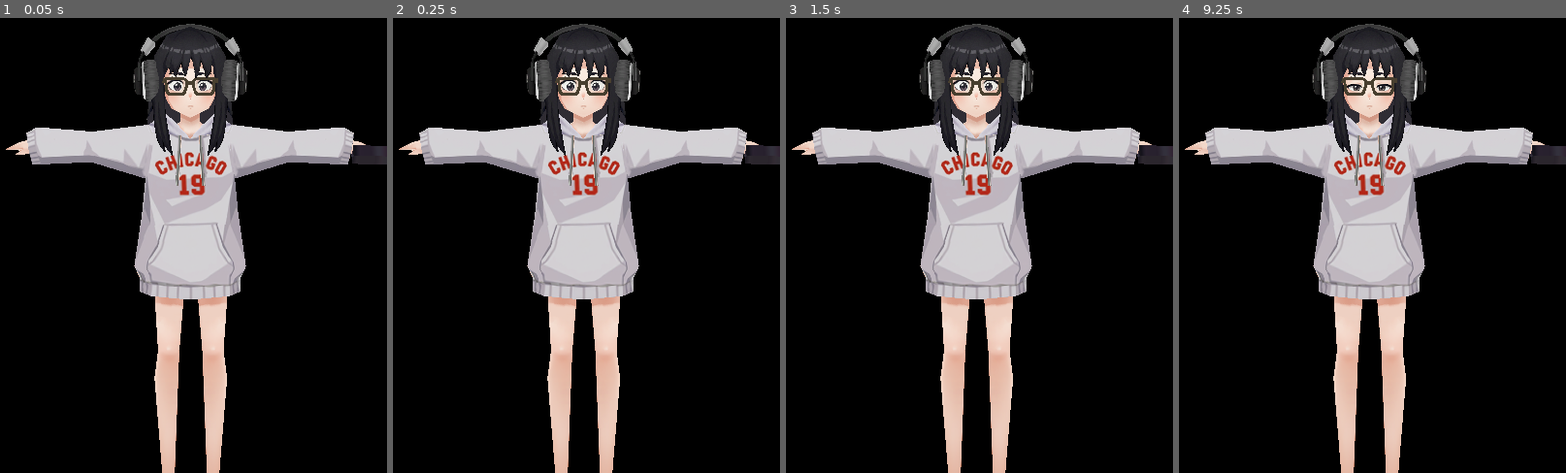
Above: before the commit, frames 1-4 (left to right).
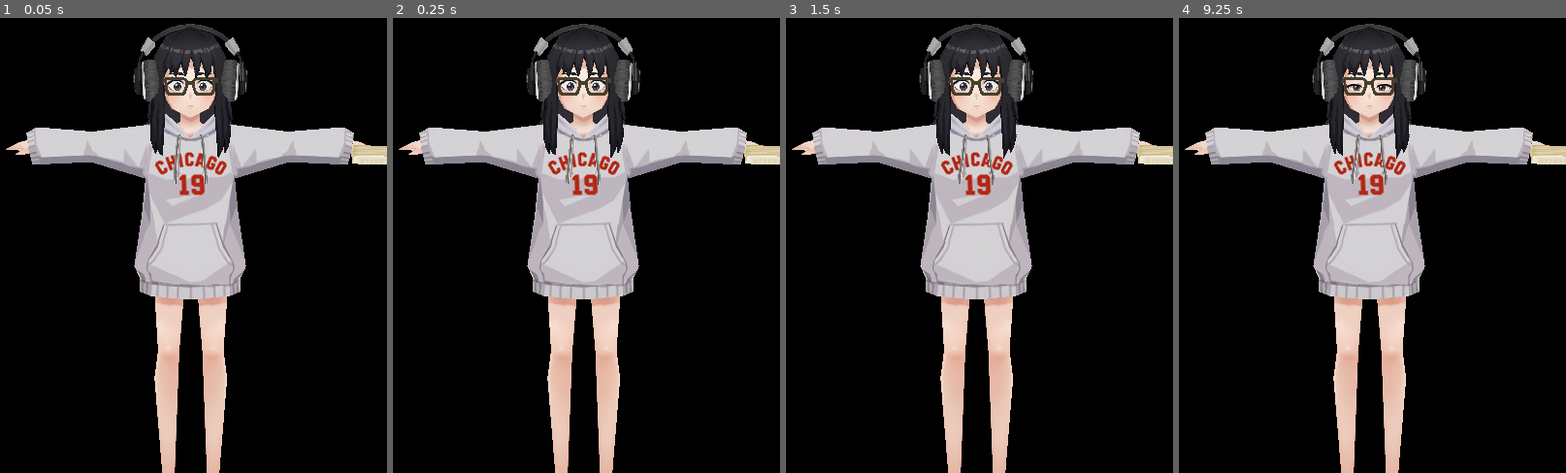
Above: after the commit, the same moments.

Repository: Galaxxxy60/FocusPals-Hackathon
Game: Godot game, scene res://main.tscn
The game is run twice, just before and just after one commit, with the same random seed, the same clock (stepped at 60 frames per second) and the same inputs.
Inputs (mouse positions are in pixels of both pictures, inside the frame that each line leads up to):
- Up to frame 1 (0.05 s): no input
- Up to frame 2 (0.25 s): no input
- Up to frame 3 (1.5 s): tap Enter at 0.5 s; move the mouse to (1064, 204) at 0.52 s; hold Right 0.53-1.25 s; tap Tab at 0.6 s; click (1064, 204) at 0.67 s; tap Space at 1.25 s; drag from (902, 254) to (960, 327) at 1.27 s
- Up to frame 4 (9.25 s): tap Enter at 2, 3.5 s; move the mouse to (1411, 122) at 2.02 s; hold Right 2.03-2.75 s; tap Tab every 1.5 s from 2.1 to 8.1 s; tap Space at 2.75, 4.25 s; drag from (1353, 327) to (1256, 159) at 2.77 s; move the mouse to (1488, 304) at 3.52 s; hold Left 3.53-4.25 s; drag from (1256, 159) to (1314, 109) at 4.27 s; move the mouse to (1391, 231) at 5.02 s; hold Down 5.03-5.75 s; click (1391, 231) at 5.17 s; drag from (1314, 109) to (1295, 254) at 5.77 s; move the mouse to (1457, 204) at 6.52 s; hold Up 6.53-7.25 s; drag from (1295, 254) to (1353, 327) at 7.27 s; move the mouse to (1411, 122) at 8.02 s; hold Down 8.03-8.75 s; drag from (1353, 327) to (1256, 159) at 8.77 s

The runs differ from the first frame. In frame 1, 1.2% of the frame differs, in the area x 37-100%, y 11-37%; in frame 2, 1.2%; in frame 3, 1.1%; in frame 4, 1.1%.

Commit message:
feat: Verlet spring bones system for hair & hoodie strings
- Replaced angular spring bones with Verlet virtual-tail simulation
- Hair/strings now physically dangle with real world-space gravity
- Per-axis Euler rotation constraints (Y tight for hair, X/Z free)
- Sphere collision on Head & Spine2 to prevent body clipping
- F5 debug mode: interactive collider tuning (+/- resize, arrows move, Tab switch)
- Calibrated values via F5 debug for optimal fit on Tama

Diff:
--- a/godot/main.gd
+++ b/godot/main.gd
@@ -27,6 +27,7 @@
 var phase: int = Phase.HIDDEN
 var intro_done: bool = false
 var conversation_active: bool = false  # True during casual chat (no deep work)
+var _on_wall: bool = false              # True when Tama is leaning on the wall (Idle_wall)
 var current_anim: String = ""
 var _anim_player: AnimationPlayer = null
 var _prev_suspicion_tier: int = -1
@@ -46,6 +47,12 @@
 var _bs_hide_left_eye: int = -1
 var _bs_hide_right_eye: int = -1
 var _bs_mouth_open: int = -1
+
+# ─── Eyebrow Blend Shapes ─────────────────────────────
+var _bs_eyebrow_question: int = -1
+var _bs_eyebrow_sad: int = -1
+var _bs_eyebrow_angry: int = -1
+var _bs_eyebrow_surprise: int = -1
 
 # ─── Eye Follow (Blend Shapes: LookLeft/Right/Up/Down) ───
 var _bs_look_left: int = -1
@@ -126,6 +133,21 @@
 	"annoyed": "M5", "angry": "M5", "furious": "M8",
 }
 
+# Mood → eyebrow blend shape mapping {blend_shape_name: intensity}
+# Only one eyebrow shape is active at a time (others reset to 0)
+const MOOD_EYEBROWS = {
+	"calm": {},
+	"curious": {"question": 0.7},
+	"amused": {},
+	"proud": {},
+	"suspicious": {"question": 1.0},
+	"disappointed": {"sad": 0.8},
+	"sarcastic": {"question": 0.5},
+	"annoyed": {"angry": 0.6},
+	"angry": {"angry": 0.8},
+	"furious": {"angry": 1.0},
+}
+
 var _current_eye_slot: String = "E0"
 var _current_mouth_slot: String = "M0"
 var _current_mood: String = "calm"
@@ -204,6 +226,52 @@
 var _debug_depth_mesh: ImmediateMesh = null   # Cyan Z-depth line
 var _debug_depth_node: MeshInstance3D = null
 var _debug_print_timer: float = 0.0
+
+# ─── Spring Bones (Verlet virtual-tail simulation) ─────────
+var _spring_bones: Array = []    # Array of spring bone dictionaries
+var _spring_colliders: Array = []  # Sphere colliders to prevent body clipping
+var _debug_colliders: bool = false  # F5 toggle: show collision spheres
+var _debug_collider_meshes: Array = []  # MeshInstance3D nodes for debug viz
+var _debug_selected_collider: int = 0  # Which collider is selected for tuning
+
+# Collision spheres: [anchor_bone_name, local_offset, radius]
+# anchor_bone_name: bone the sphere follows
+# local_offset: offset from bone origin in bone-local space
+# radius: sphere radius in world units
+const SPRING_COLLIDER_CONFIGS = [
+	# Head sphere — tuned via F5 debug
+	["Jnt_C_Head", Vector3(0, -0.16, 0), 0.23],
+	# Upper torso — tuned via F5 debug
+	["Jnt_C_Spine2", Vector3(0, -0.03, 0.01), 0.21],
+]
+
+# Spring bone configs: [bone_name, stiffness, drag, gravity, max_X°, max_Y°, max_Z°]
+# stiffness: constant force pulling tail back toward rest direction (higher = stiffer)
+# drag: fraction of velocity lost per frame (0 = no damping, 1 = fully damped)
+# gravity: world-space downward force strength
+# max_X/Y/Z: per-axis rotation limits from rest (Euler degrees, matching Blender)
+#   Y = bone-axis twist (keep tight for hair), X/Z = swing freedom
+const SPRING_BONE_CONFIGS = [
+	# Front hair — Y locked (no twist), X/Z free swing
+	["Jnt_L_FrontHair", 1.2, 0.08, 0.5, 60.0, 4.0, 60.0],
+	["Jnt_R_FrontHair", 1.2, 0.08, 0.5, 60.0, 4.0, 60.0],
+	# Side hair — long locks, much less stiffness ("gel"), strong gravity so they hang naturally
+	["Jnt_L_SideHair", 0.3, 0.05, 1.2, 70.0, 4.0, 70.0],
+	["Jnt_L_SideHair2", 0.1, 0.04, 1.5, 70.0, 4.0, 70.0],
+	["Jnt_R_SideHair", 0.3, 0.05, 1.2, 70.0, 4.0, 70.0],
+	["Jnt_R_SideHair2", 0.1, 0.04, 1.5, 70.0, 4.0, 70.0],
+	# Back hair — similar to side hair but slightly stiffer
+	["Jnt_C_HairBack", 0.4, 0.05, 1.0, 60.0, 4.0, 60.0],
+	# Hoodie strings — heavier pendulum, more freedom all axes
+	["Jnt_L_Strings", 0.7, 0.07, 1.0, 50.0, 20.0, 50.0],
+	["Jnt_L_Strings2", 0.5, 0.06, 1.2, 55.0, 20.0, 55.0],
+	["Jnt_L_strings3", 0.4, 0.06, 1.4, 55.0, 20.0, 55.0],
+	["Jnt_L_strings4", 0.3, 0.05, 1.6, 60.0, 20.0, 60.0],
+	["Jnt_R_strings", 0.7, 0.07, 1.0, 50.0, 20.0, 50.0],
+	["Jnt_R_strings2", 0.5, 0.06, 1.2, 55.0, 20.0, 55.0],
+	["Jnt_R_strings3", 0.4, 0.06, 1.4, 55.0, 20.0, 55.0],
+	["Jnt_L_Shoulder4", 0.3, 0.05, 1.6, 60.0, 20.0, 60.0],  # Last bone in R string chain
+]
 
 func _ready() -> void:
 	_position_window()
@@ -216,6 +284,7 @@
 	_setup_ack_audio()
 	call_deferred("_setup_gaze")
 	call_deferred("_setup_gaze_debug")
+	call_deferred("_setup_spring_bones")
 	print("🥷 FocusPals Godot — En attente de connexion...")
 
 func _setup_radial_menu() -> void:
@@ -348,6 +417,58 @@
 			# Reset eyes to center
 			_eye_target_h = 0.0
 			_eye_target_v = 0.0
+	# F5 = debug collider spheres: show/hide collision volumes
+	if event is InputEventKey and event.pressed and event.keycode == KEY_F5:
+		_debug_colliders = !_debug_colliders
+		if _debug_colliders:
+			print("🛡️ [DEBUG] Colliders ON — +/- = resize, Arrows = move offset, Tab = switch collider")
+			_show_status_indicator("🛡️ Colliders: ON (F5)", Color(0.3, 1.0, 0.5))
+			_create_debug_collider_meshes()
+		else:
+			print("🛡️ [DEBUG] Colliders OFF")
+			_hide_status_indicator()
+			_remove_debug_collider_meshes()
+
+	# Interactive collider tuning (only when F5 debug is active)
+	if _debug_colliders and event is InputEventKey and event.pressed:
+		var changed := false
+		var sel := _debug_selected_collider
+		if sel >= 0 and sel < _spring_colliders.size():
+			var col = _spring_colliders[sel]
+			match event.keycode:
+				KEY_EQUAL, KEY_KP_ADD:  # + key = bigger
+					col["radius"] += 0.01
+					changed = true
+				KEY_MINUS, KEY_KP_SUBTRACT:  # - key = smaller
+					col["radius"] = maxf(0.01, col["radius"] - 0.01)
+					changed = true
+				KEY_UP:  # Move offset up (Y+)
+					col["offset"].y += 0.01
+					changed = true
+				KEY_DOWN:  # Move offset down (Y-)
+					col["offset"].y -= 0.01
+					changed = true
+				KEY_RIGHT:  # Move offset forward (Z+)
+					col["offset"].z += 0.01
+					changed = true
+				KEY_LEFT:  # Move offset backward (Z-)
+					col["offset"].z -= 0.01
+					changed = true
+				KEY_TAB:  # Switch collider
+					_debug_selected_collider = (_debug_selected_collider + 1) % _spring_colliders.size()
+					var new_name = SPRING_COLLIDER_CONFIGS[_debug_selected_collider][0]
+					print("🛡️ Selected: [%d] %s" % [_debug_selected_collider, new_name])
+					_show_status_indicator("🛡️ [%s] r=%.3f" % [new_name, _spring_colliders[_debug_selected_collider]["radius"]], Color(0.3, 1.0, 0.5))
+			if changed:
+				# Update debug mesh size
+				_remove_debug_collider_meshes()
+				_create_debug_collider_meshes()
+				# Print all values so user can copy to code
+				var name = SPRING_COLLIDER_CONFIGS[sel][0]
+				var r = col["radius"]
+				var o = col["offset"]
+				print("🛡️ [%s] radius=%.3f offset=Vector3(%.3f, %.3f, %.3f)" % [name, r, o.x, o.y, o.z])
+				_show_status_indicator("🛡️ [%s] r=%.3f" % [name, r], Color(0.3, 1.0, 0.5))
 
 func _on_radial_action(action_id: String) -> void:
 	print("🎛️ Radial action: " + action_id)
@@ -482,7 +603,56 @@
 		_set_eye_target_from_screen(float(mouse_pos.x), float(mouse_pos.y))
 	_update_eye_follow(delta)
 
-
+	# Spring bones — secondary motion on hair & hoodie strings
+	_update_spring_bones(delta)
+
+	# Debug collider sphere positions (follow bones each frame)
+	if _debug_colliders:
+		_update_debug_collider_meshes()
+
+
+func _create_debug_collider_meshes() -> void:
+	"""Create translucent sphere meshes to visualize collision volumes."""
+	_remove_debug_collider_meshes()
+	for i in range(_spring_colliders.size()):
+		var col = _spring_colliders[i]
+		var sphere_mesh := SphereMesh.new()
+		sphere_mesh.radius = col["radius"]
+		sphere_mesh.height = col["radius"] * 2.0
+		sphere_mesh.radial_segments = 16
+		sphere_mesh.rings = 8
+
+		var mat := StandardMaterial3D.new()
+		mat.albedo_color = Color(0.2, 1.0, 0.3, 0.25)
+		mat.transparency = BaseMaterial3D.TRANSPARENCY_ALPHA
+		mat.cull_mode = BaseMaterial3D.CULL_DISABLED
+		mat.shading_mode = BaseMaterial3D.SHADING_MODE_UNSHADED
+		sphere_mesh.material = mat
+
+		var node := MeshInstance3D.new()
+		node.mesh = sphere_mesh
+		node.name = "DebugCollider_%d" % i
+		add_child(node)
+		_debug_collider_meshes.append(node)
+	_update_debug_collider_meshes()
+
+func _remove_debug_collider_meshes() -> void:
+	"""Remove all debug collider sphere meshes."""
+	for node in _debug_collider_meshes:
+		if is_instance_valid(node):
+			node.queue_free()
+	_debug_collider_meshes.clear()
+
+func _update_debug_collider_meshes() -> void:
+	"""Move debug spheres to match current collider bone positions."""
+	if _skeleton == null:
+		return
+	for i in range(mini(_spring_colliders.size(), _debug_collider_meshes.size())):
+		var col = _spring_colliders[i]
+		var node = _debug_collider_meshes[i]
+		var col_global: Transform3D = _skeleton.global_transform * _skeleton.get_bone_global_pose(col["bone_idx"])
+		var center: Vector3 = col_global.origin + col_global.basis * col["offset"]
+		node.global_position = center
 func _handle_message(raw: String) -> void:
 	var data = JSON.parse_string(raw)
 	if data == null:
@@ -506,6 +676,7 @@
 		if not session_active and not conversation_active:
 			conversation_active = true
 			print("💬 Mode conversation — Tama arrive !")
+			_on_wall = true  # Will be on the wall until speech starts
 			_play("Peek", false)
 			phase = Phase.PEEKING
 		return
@@ -552,6 +723,12 @@
 	elif command == "USER_SPEAKING":
 		# Instant local reaction — Tama acknowledges user before Gemini responds
 		if conversation_active:
+			# If still on wall, get off first
+			if _on_wall and phase == Phase.HELLO:
+				_on_wall = false
+				_play("OffThewall", false)
+				phase = Phase.ACTIVE
+				print("🧑 OffThewall: user parle, Tama se lève")
 			_on_user_speaking_ack()
 		return
 	elif command == "GAZE_AT":
@@ -616,6 +793,7 @@
 		_set_eyes(eye_key)
 		if not _is_speaking:  # Don't override lip sync
 			_set_mouth(mouth_key)
+		_set_eyebrows(mood_name)
 		return
 	elif command == "VISEME":
 		var shape = data.get("shape", "REST")
@@ -623,6 +801,12 @@
 		var mouth_slot = VISEME_MAP.get(shape, "M0")
 		# Track Tama speech
 		if shape != "REST":
+			# If on wall and speech starts → transition off the wall
+			if conversation_active and _on_wall and phase == Phase.HELLO:
+				_on_wall = false
+				_play("OffThewall", false)
+				phase = Phase.ACTIVE
+				print("🧑 OffThewall: Tama se lève pour parler")
 			if not _is_speaking and conversation_active:
 				set_gaze(GazeTarget.USER, 5.0)  # Look at user while talking
 		if shape == "REST":
@@ -746,6 +930,7 @@
 		Phase.PEEKING:
 			if conversation_active:
 				# Conversation: Peek terminé → Idle_wall loop (elle attend la discussion)
+				_on_wall = true
 				_play("Idle_wall", true)
 				phase = Phase.HELLO
 			elif not intro_done:
@@ -778,6 +963,11 @@
 				print("👋 Intro terminée — Tama se cache.")
 			else:
 				print("👋 Tama se cache.")
+		Phase.ACTIVE:
+			# OffThewall just finished → chain into Idle loop
+			if conversation_active and not _on_wall:
+				_play("Idle", true)
+				print("🧑 Idle: conversation en cours")
 		Phase.STRIKING:
 			pass  # Freeze sur la dernière frame — elle reste figée menaçante
 
@@ -928,6 +1118,23 @@
 					_bs_look_down = bs_i
 					_body_mesh = mesh_inst
 					print("  👁️ BS_LookDown found (index %d)" % bs_i)
+				# Eyebrow blend shapes
+				elif bs_name == "BS_Eyebrow_Question":
+					_bs_eyebrow_question = bs_i
+					_body_mesh = mesh_inst
+					print("  🤨 BS_Eyebrow_Question found (index %d)" % bs_i)
+				elif bs_name == "BS_Eyebrow_Sad":
+					_bs_eyebrow_sad = bs_i
+					_body_mesh = mesh_inst
+					print("  😢 BS_Eyebrow_Sad found (index %d)" % bs_i)
+				elif bs_name == "BS_Eyebrow_Angry":
+					_bs_eyebrow_angry = bs_i
+					_body_mesh = mesh_inst
+					print("  😠 BS_Eyebrow_Angry found (index %d)" % bs_i)
+				elif bs_name == "BS_Eyebrow_suprise":
+					_bs_eyebrow_surprise = bs_i
+					_body_mesh = mesh_inst
+					print("  😲 BS_Eyebrow_suprise found (index %d)" % bs_i)
 	for child in node.get_children():
 		_scan_for_materials(child)
 
@@ -937,9 +1144,23 @@
 	elif slot_type == "mouth":
 		_set_mouth(slot)
 
+# How much to hide pupils (3D spheres) per eye slot. 0.0 = fully visible, 1.0 = fully hidden.
+# Slots not listed default to 0.0 (visible).
+const PUPIL_HIDE_AMOUNT = {
+	"E1": 0.8,   # Plissés fort — mostly hidden
+	"E2": 1.0,   # Fermés — fully hidden
+	"E4": 1.0,   # Happy ^^^ — fully hidden
+	"E6": 1.0,   # Semi-closed (blink) — fully hidden
+	"E7": 0.5,   # Plissés léger — half hidden
+	# E0, E3, E5, E8: pupils fully visible (not listed = 0.0)
+}
+
 func _set_eyes(slot: String) -> void:
 	_current_eye_slot = slot
 	_apply_eye_offset(slot)
+	# Set pupil visibility based on how much the expression covers them
+	var hide_val: float = PUPIL_HIDE_AMOUNT.get(slot, 0.0)
+	_set_pupil_hide(hide_val)
 
 # Apply UV offset without changing _current_eye_slot (used by blink)
 func _apply_eye_offset(slot: String) -> void:
@@ -960,11 +1181,52 @@
 	if _body_mesh and _bs_mouth_open >= 0:
 		_body_mesh.set_blend_shape_value(_bs_mouth_open, clampf(amount, 0.0, 1.0))
 
+func _set_eyebrows(mood: String) -> void:
+	"""Set eyebrow blend shapes based on mood. Resets all then applies the active one."""
+	if _body_mesh == null:
+		return
+	# Reset all eyebrows to 0
+	if _bs_eyebrow_question >= 0:
+		_body_mesh.set_blend_shape_value(_bs_eyebrow_question, 0.0)
+	if _bs_eyebrow_sad >= 0:
+		_body_mesh.set_blend_shape_value(_bs_eyebrow_sad, 0.0)
+	if _bs_eyebrow_angry >= 0:
+		_body_mesh.set_blend_shape_value(_bs_eyebrow_angry, 0.0)
+	if _bs_eyebrow_surprise >= 0:
+		_body_mesh.set_blend_shape_value(_bs_eyebrow_surprise, 0.0)
+	# Apply mood's eyebrow
+	var eyebrow_map = MOOD_EYEBROWS.get(mood, {})
+	for key in eyebrow_map:
+		var val: float = eyebrow_map[key]
+		match key:
+			"question":
+				if _bs_eyebrow_question >= 0:
+					_body_mesh.set_blend_shape_value(_bs_eyebrow_question, val)
+			"sad":
+				if _bs_eyebrow_sad >= 0:
+					_body_mesh.set_blend_shape_value(_bs_eyebrow_sad, val)
+			"angry":
+				if _bs_eyebrow_angry >= 0:
+					_body_mesh.set_blend_shape_value(_bs_eyebrow_angry, val)
+			"surprise":
+				if _bs_eyebrow_surprise >= 0:
+					_body_mesh.set_blend_shape_value(_bs_eyebrow_surprise, val)
+
 # ─── Blink System ────────────────────────────────────────
 func _set_pupils_visible(visible: bool) -> void:
 	if _body_mesh == null:
 		return
 	var val: float = 0.0 if visible else 1.0
+	if _bs_hide_left_eye >= 0:
+		_body_mesh.set_blend_shape_value(_bs_hide_left_eye, val)
+	if _bs_hide_right_eye >= 0:
+		_body_mesh.set_blend_shape_value(_bs_hide_right_eye, val)
+
+func _set_pupil_hide(amount: float) -> void:
+	"""Set pupil hide amount: 0.0 = fully visible, 1.0 = fully hidden."""
+	if _body_mesh == null:
+		return
+	var val: float = clampf(amount, 0.0, 1.0)
 	if _bs_hide_left_eye >= 0:
 		_body_mesh.set_blend_shape_value(_bs_hide_left_eye, val)
 	if _bs_hide_right_eye >= 0:
@@ -1457,6 +1719,209 @@
 		var final_rot: Quaternion = _neck_base_rot.slerp(target_rot, _gaze_blend).normalized()
 		_skeleton.set_bone_pose_rotation(_neck_bone_idx, final_rot)
 
+# ─── Spring Bones System (Verlet Virtual-Tail) ──────────
+func _setup_spring_bones() -> void:
+	"""Configure spring bones using Verlet virtual-tail simulation."""
+	if _skeleton == null:
+		return
+
+	_spring_bones.clear()
+	for config in SPRING_BONE_CONFIGS:
+		var bone_name: String = config[0]
+		var idx: int = _skeleton.find_bone(bone_name)
+		if idx < 0:
+			print("⚠️ Spring bone '%s' not found" % bone_name)
+			continue
+
+		var parent_idx: int = _skeleton.get_bone_parent(idx)
+		var base_rot: Quaternion = _skeleton.get_bone_pose_rotation(idx)
+
+		# Get world transforms
+		var bone_global: Transform3D = _skeleton.global_transform * _skeleton.get_bone_global_pose(idx)
+
+		# Determine bone length and local axis by finding child bone
+		var bone_length: float = 0.0
+		var bone_local_dir: Vector3 = Vector3.ZERO
+
+		for c in range(_skeleton.get_bone_count()):
+			if _skeleton.get_bone_parent(c) == idx:
+				var child_global: Transform3D = _skeleton.global_transform * _skeleton.get_bone_global_pose(c)
+				var world_dir: Vector3 = child_global.origin - bone_global.origin
+				var length: float = world_dir.length()
+				if length > 0.001:
+					bone_length = length
+					bone_local_dir = (bone_global.basis.inverse() * world_dir.normalized()).normalized()
+				break
+
+		# If no child (leaf bone), assume the bone points along its local +Y axis.
+		# In Godot 4 with Blender glTF imports, bones always point along +Y.
+		if bone_length <= 0.001:
+			bone_length = 0.06  # 6cm default for leaf tip
+			bone_local_dir = Vector3.UP  # +Y axis
+
+		# Initialize tail at rest position (bone tip in world space)
+		var tail_pos: Vector3 = bone_global.origin + bone_global.basis * bone_local_dir * bone_length
+
+		# Per-axis limits in radians (matching Blender Euler constraints)
+		var limit_x: float = deg_to_rad(config[4]) if config.size() > 4 else deg_to_rad(45.0)
+		var limit_y: float = deg_to_rad(config[5]) if config.size() > 5 else deg_to_rad(45.0)
+		var limit_z: float = deg_to_rad(config[6]) if config.size() > 6 else deg_to_rad(45.0)
+
+		var sb = {
+			"idx": idx,
+			"name": bone_name,
+			"stiffness": config[1],
+			"drag": config[2],
+			"gravity": config[3],
+			"limit_x": limit_x,
+			"limit_y": limit_y,
+			"limit_z": limit_z,
+			"base_rot": base_rot,
+			"bone_length": bone_length,
+			"bone_local_dir": bone_local_dir,
+			"tail_pos": tail_pos,
+			"prev_tail_pos": tail_pos,
+		}
+		_spring_bones.append(sb)
+
+	if _spring_bones.size() > 0:
+		print("🌿 Spring bones: %d configured (Verlet virtual-tail)" % _spring_bones.size())
+
+	# Setup collision spheres
+	_spring_colliders.clear()
+	for col_cfg in SPRING_COLLIDER_CONFIGS:
+		var col_bone_name: String = col_cfg[0]
+		var col_bone_idx: int = _skeleton.find_bone(col_bone_name)
+		if col_bone_idx < 0:
+			print("⚠️ Collider bone '%s' not found" % col_bone_name)
+			continue
+		_spring_colliders.append({
+			"bone_idx": col_bone_idx,
+			"offset": col_cfg[1],
+			"radius": col_cfg[2],
+		})
+	if _spring_colliders.size() > 0:
+		print("🛡️ Spring colliders: %d spheres" % _spring_colliders.size())
+
+func _update_spring_bones(delta: float) -> void:
+	"""Simulate virtual tail points with Verlet integration, then orient bones toward them."""
+	if _skeleton == null or _spring_bones.is_empty():
+		return
+
+	var dt: float = minf(delta, 0.033)
+
+	for sb in _spring_bones:
+		var idx: int = sb["idx"]
+		var parent_idx: int = _skeleton.get_bone_parent(idx)
+		var base_rot: Quaternion = sb["base_rot"]
+		var bone_length: float = sb["bone_length"]
+		var bone_local_dir: Vector3 = sb["bone_local_dir"]
+
+		# Parent transform (already includes spring mods for chain parents)
+		var parent_global: Transform3D
+		if parent_idx >= 0:
+			parent_global = _skeleton.global_transform * _skeleton.get_bone_global_pose(parent_idx)
+		else:
+			parent_global = _skeleton.global_transform
+
+		# Bone HEAD = pivot point in world space
+		var bone_head: Vector3 = (_skeleton.global_transform * _skeleton.get_bone_global_pose(idx)).origin
+
+		# Rest tail = where the tip WOULD be in rest pose
+		# rest direction in world = parent_basis * base_rot_basis * bone_local_dir
+		var rest_dir_world: Vector3 = (parent_global.basis * Basis(base_rot) * bone_local_dir).normalized()
+		var rest_tail: Vector3 = bone_head + rest_dir_world * bone_length
+
+		# Current and previous simulated tail positions
+		var tail: Vector3 = sb["tail_pos"]
+		var prev_tail: Vector3 = sb["prev_tail_pos"]
+
+		# ─── Verlet Integration ───
+		# 1) Inertia: velocity from previous frame, with drag
+		var inertia: Vector3 = (tail - prev_tail) * (1.0 - sb["drag"])
+
+		# 2) Stiffness: constant force pulling toward rest direction
+		#    (VRM-style: force in rest direction, not toward rest position)
+		var stiffness_force: Vector3 = rest_dir_world * sb["stiffness"] * dt
+
+		# 3) Gravity: world-space downward pull
+		var gravity_force: Vector3 = Vector3.DOWN * sb["gravity"] * dt
+
+		# Step the tail position
+		var new_tail: Vector3 = tail + inertia + stiffness_force + gravity_force
+
+		# ─── Distance Constraint ───
+		# Tail must stay exactly bone_length from bone_head (rigid bone)
+		var to_tail: Vector3 = new_tail - bone_head
+		if to_tail.length_squared() > 0.00001:
+			new_tail = bone_head + to_tail.normalized() * bone_length
+		else:
+			new_tail = rest_tail  # Fallback to rest if degenerate
+
+		# ─── Sphere Collision ───
+		# Push tail out of body collision spheres
+		for col in _spring_colliders:
+			var col_global: Transform3D = _skeleton.global_transform * _skeleton.get_bone_global_pose(col["bone_idx"])
+			var sphere_center: Vector3 = col_global.origin + col_global.basis * col["offset"]
+			var sphere_radius: float = col["radius"]
+			var diff: Vector3 = new_tail - sphere_center
+			var dist: float = diff.length()
+			if dist < sphere_radius and dist > 0.0001:
+				# Push tail to sphere surface
+				new_tail = sphere_center + diff.normalized() * sphere_radius
+				# Re-apply distance constraint (keep bone length from head)
+				var to_tail2: Vector3 = new_tail - bone_head
+				if to_tail2.length_squared() > 0.00001:
+					new_tail = bone_head + to_tail2.normalized() * bone_length
+
+		# ─── Per-Axis Euler Constraint ───
+		# Decompose the swing from rest→current into Euler angles,
+		# clamp each axis independently, rebuild.
+		var curr_dir: Vector3 = (new_tail - bone_head).normalized()
+		var parent_inv_basis: Basis = parent_global.basis.inverse()
+		var local_rest: Vector3 = (parent_inv_basis * rest_dir_world).normalized()
+		var local_curr: Vector3 = (parent_inv_basis * curr_dir).normalized()
+
+		# Build swing quaternion: rest_dir → curr_dir in parent local space
+		var swing_axis: Vector3 = local_rest.cross(local_curr)
+		var swing_quat: Quaternion = Quaternion.IDENTITY
+		if swing_axis.length_squared() > 0.000001:
+			swing_axis = swing_axis.normalized()
+			var swing_angle: float = local_rest.angle_to(local_curr)
+			swing_quat = Quaternion(swing_axis, swing_angle)
+
+		# Decompose to Euler and clamp each axis
+		var euler: Vector3 = swing_quat.get_euler()
+		var clamped: bool = false
+		var ex: float = clampf(euler.x, -sb["limit_x"], sb["limit_x"])
+		var ey: float = clampf(euler.y, -sb["limit_y"], sb["limit_y"])
+		var ez: float = clampf(euler.z, -sb["limit_z"], sb["limit_z"])
+		if ex != euler.x or ey != euler.y or ez != euler.z:
+			clamped = true
+			var clamped_quat: Quaternion = Quaternion.from_euler(Vector3(ex, ey, ez))
+			var clamped_dir_local: Vector3 = (clamped_quat * local_rest).normalized()
+			var clamped_dir_world: Vector3 = (parent_global.basis * clamped_dir_local).normalized()
+			new_tail = bone_head + clamped_dir_world * bone_length
+
+		# Store for next frame
+		sb["prev_tail_pos"] = tail
+		sb["tail_pos"] = new_tail
+
+		# ─── Compute Bone Rotation ───
+		# Reuse local directions (updated if clamping occurred)
+		var final_dir_world: Vector3 = (new_tail - bone_head).normalized()
+		var local_final_dir: Vector3 = (parent_inv_basis * final_dir_world).normalized()
+
+		# Rotation from rest to final direction
+		var rot_axis: Vector3 = local_rest.cross(local_final_dir)
+		if rot_axis.length_squared() > 0.000001:
+			rot_axis = rot_axis.normalized()
+			var rot_angle: float = local_rest.angle_to(local_final_dir)
+			var swing: Quaternion = Quaternion(rot_axis, rot_angle)
+			_skeleton.set_bone_pose_rotation(idx, (swing * base_rot).normalized())
+		else:
+			_skeleton.set_bone_pose_rotation(idx, base_rot)
+
 # ─── Tama Status Indicator ──────────────────────────────
 func _setup_status_indicator() -> void:
 	_status_canvas = CanvasLayer.new()
Binary file changed: godot/Tama._ver2.glb
Binary file changed: godot/Tama_blenderOne.png
Not shown, changed: agent/logs/latest.log
Not shown, removed: agent/logs/tama_20260304_221932.log
Not shown, removed: agent/logs/tama_20260304_224918.log
Not shown, removed: agent/logs/tama_20260304_232342.log
Not shown, added: agent/logs/tama_20260305_024734.log
Not shown, added: agent/logs/tama_20260305_024907.log
Not shown, added: agent/logs/tama_20260305_025324.log
Not shown, added: agent/logs/tama_20260305_025744.log
Not shown, added: agent/logs/tama_20260305_030527.log
Not shown, added: agent/logs/tama_20260305_030841.log
(and 15 more such lines)
